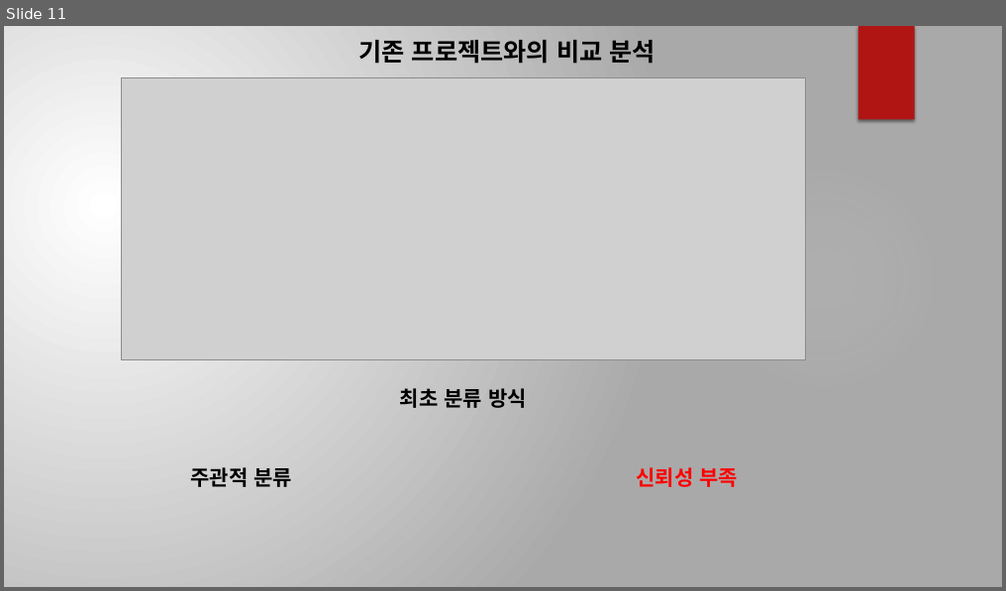
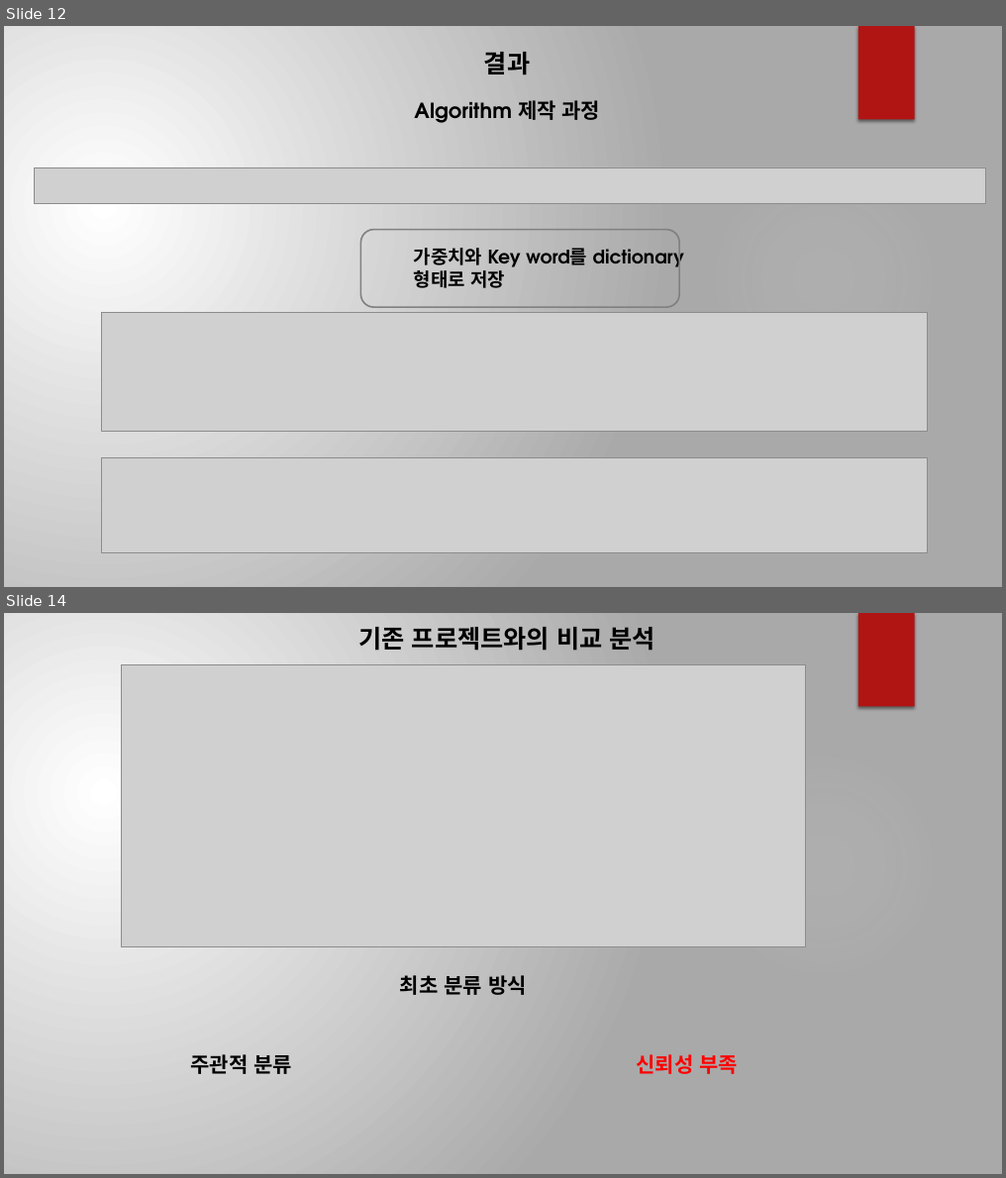
Before and after one commit to SeongGeunLee/Reason, a slide deck: 프로젝트 발표.pptx. Shown one above the other, each under a label of ours: slide 11 before the commit, slides 12 and 14 after it; the slides between them are not shown. The pictures are 1006x591 and 1006x1178 pixels, drawn with LibreOffice and Linux fonts; fonts in the diff are those of the drawing; grey boxes stand for pictures; background and template pictures are left out. Boxes give left, top, right and bottom in pixels: in the first picture for what was removed or moved away, otherwise in the second. Text is boxed around its words. In the diff, an @@ line names an element or a change of style, - is before the commit and + after.

```diff
--- a/프로젝트 발표.pptx
+++ b/프로젝트 발표.pptx
@@ slide 12 added at bbox=[4, 26, 1002, 587], background gradient #FFFFFF to #AAAAAA; not listed: 2 template elements that a slide beside it also shows @@
@@ subtitle added at bbox=[484, 52, 530, 76], 24 pt, text #000000, bold @@
+결과
@@ text added at bbox=[414, 100, 601, 123], 20 pt, text #000000, bold @@
+Algorithm 제작 과정
@@ picture added at bbox=[35, 168, 986, 204] @@
@@ rounded rectangle added at bbox=[361, 230, 680, 307], outline #808080 1.5 pt @@
@@ text added at bbox=[414, 248, 587, 288], 18 pt, text #000000, bold @@
+가중치와 Key word를 dictionary형태로 저장
@@ picture added at bbox=[101, 313, 927, 431] @@
@@ picture added at bbox=[101, 458, 927, 553] @@
@@ what was slide 11 is now slide 14 @@
```
Also in this commit, not shown: 2 other slides added.
